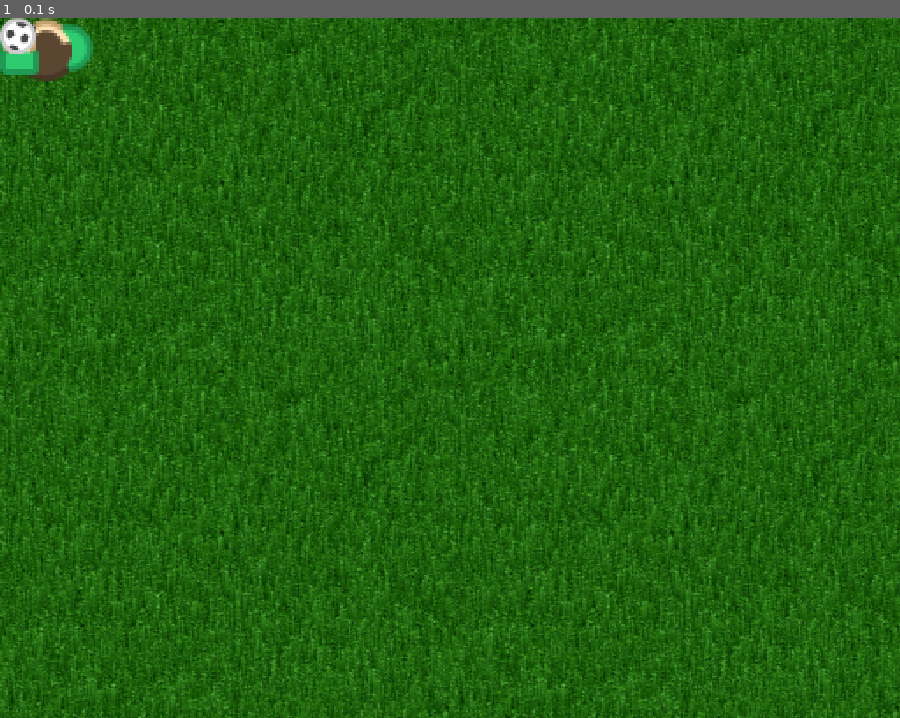
Above: before the commit, frame 1.
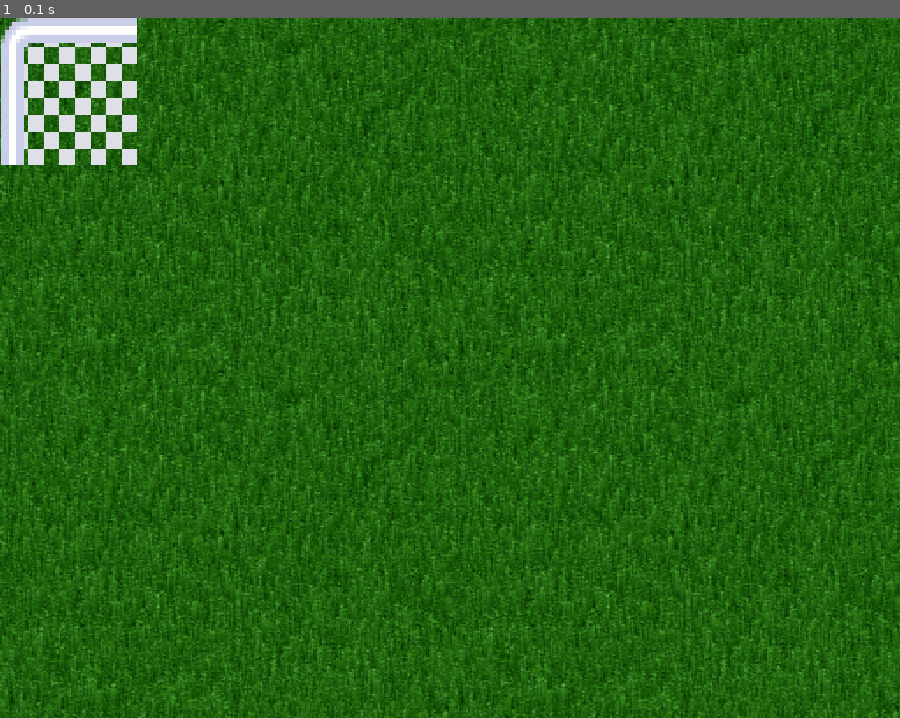
Above: after the commit, the same moment.

Repository: mdziegielewski/pygame_project
Game: pygame game, started from game_structure.py
The game is run twice, just before and just after one commit, with the same random seed, the same clock (stepped at 60 frames per second) and the same inputs.
Inputs:
- Up to frame 1 (0.1 s): no input

The runs differ from the first frame. In frame 1, 2.2% of the frame differs, in the area x 0-16%, y 0-21%.

Commit message:
Left Goal

Diff:
--- a/game_structure.py
+++ b/game_structure.py
@@ -1,8 +1,18 @@
 import pygame
 from sys import exit
 
+pygame.init()   #game setup
 
-pygame.init()   #game setup
+
+def cropSurface(newWidth, newHeight, cropWidth, cropHeight, image):
+
+    newSurf = pygame.Surface((newWidth, newHeight),
+                             pygame.SRCALPHA, 32)   #32 bytes
+    newSurf.blit(image, (0, 0), (cropWidth, cropHeight,
+                                 newWidth, newHeight))
+    return newSurf
+
+
 
 width = 900     #game screen dimension
 height = 700
@@ -31,7 +41,7 @@
                                     (playerWidth * rescale,
                                      playerHeight * rescale))
     player = pygame.transform.rotate(player, 90)
-    screen.blit(player, (0, 0))
+    #screen.blit(player, (0, 0))
 
 
 def foot_method():
@@ -42,7 +52,7 @@
                                   (footWidth * rescale,
                                    footHeight * rescale))
     foot = pygame.transform.rotate(foot, 90)
-    screen.blit(foot, (0, 0))
+    #screen.blit(foot, (0, 0))
 
 
 def ball_method():
@@ -52,7 +62,21 @@
     ball = pygame.transform.scale(ball,
                                   (ballWidth * rescaleBall,
                                    ballHeight * rescaleBall))
-    screen.blit(ball, (0, 0))
+    #screen.blit(ball, (0, 0))
+
+
+def goal_left_method():
+    goalLeft = pygame.image.load("goalLeft.png").convert_alpha()
+    goalLeft = pygame.transform.scale(goalLeft, (250, 270))
+    goalLeftWidth = goalLeft.get_rect().width
+    goalLeftHeight = goalLeft.get_rect().height
+    goalLeft = cropSurface(goalLeftWidth/2+12,
+                           goalLeftHeight/2+12,
+                           goalLeftWidth/2-12,
+                           goalLeftHeight/2-12,
+                           goalLeft)
+
+    screen.blit(goalLeft, (0, 0))
 
 
 
@@ -60,6 +84,7 @@
 player_method()
 foot_method()
 ball_method()
+goal_left_method()
 
 
 finished = False
Binary file added: goalLeft.png
Binary file added: images/goalMiddle.png
Binary file added: images/goalRight.png
